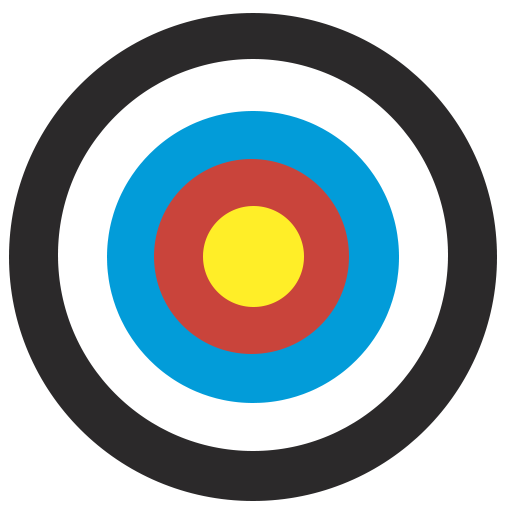
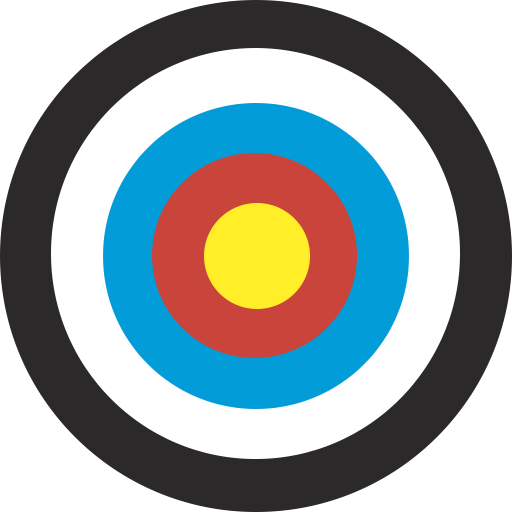
Before/after of a 512 x 512 layered artwork. What changed in the layer stack:
painted on "Ellipse 1" over [203, 203, 310, 309]
painted on "Ellipse 2" over [152, 153, 357, 358]
painted on "Ellipse 3" over [103, 103, 409, 409]
painted on "Ellipse 4" over [51, 48, 460, 459]
painted on "Ellipse 5" over [0, 0, 512, 512]
